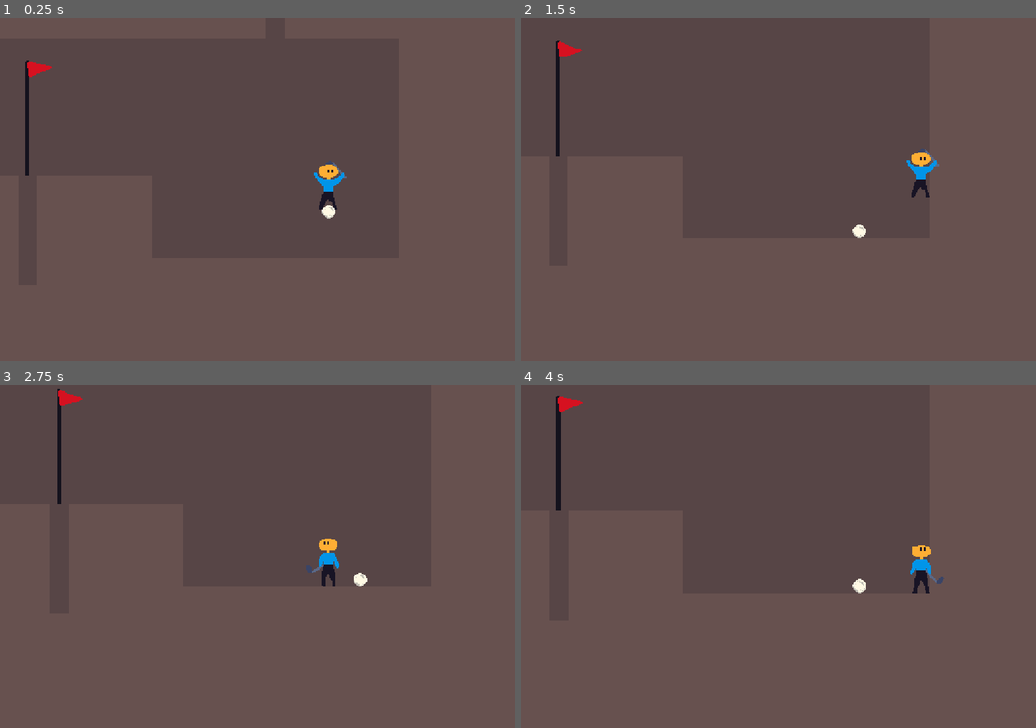
Above: before the commit, frames 1-4 (two rows, left to right).
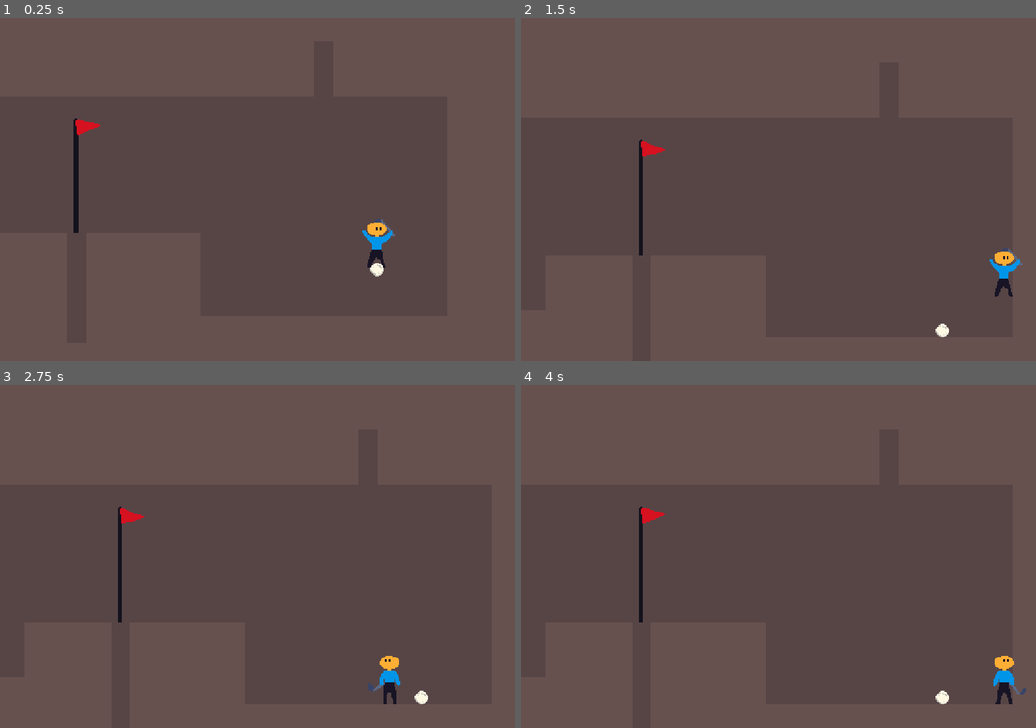
Above: after the commit, the same moments.

Repository: martindzejky/down-golf
Game: Godot game, scene res://levels/level1.tscn
Same seed, same stepped clock (60 frames per second), same inputs: the game is played once before the commit and once after it. This scene is started directly instead of the project's main scene.
Inputs:
- Up to frame 1 (0.25 s): no input
- Up to frame 2 (1.5 s): hold Space (shoot) 0.53-1.28 s; hold Right (move_right) from 0.53 s (still down); tap Up (jump) at 0.77 s; tap Space (shoot) at 1.35 s
- Up to frame 3 (2.75 s): tap Up (jump) at 1.52 s; release Right (move_right) at 2.03 s; hold Left (move_left) from 2.03 s (still down); hold Space (shoot) from 2.03 s (still down)
- Up to frame 4 (4 s): release Left (move_left) at 2.78 s; release Space (shoot) at 2.78 s; hold Right (move_right) from 2.78 s (still down); tap Space (shoot) at 2.85 s; tap Up (jump) at 3.02, 3.77 s; hold Space (shoot) from 3.53 s (still down)

The runs differ from the first frame. In frame 1, 1.7% of the frame differs, in the area x 4-77%, y 12-76%; in frame 2, 1.6%; in frame 3, 1.6%; in frame 4, 1.7%, in the area x 6-99%, y 3-94%.

Commit message:
level testing setup done

Diff:
--- a/levels/level1.tscn
+++ b/levels/level1.tscn
@@ -1,11 +1,22 @@
-[gd_scene load_steps=5 format=4 uid="uid://cnbx5oq18q7kw"]
+[gd_scene load_steps=7 format=4 uid="uid://cnbx5oq18q7kw"]
 
+[ext_resource type="PackedScene" uid="uid://boka27sfxwwg2" path="res://objects/level_activator.tscn" id="1_61w3m"]
 [ext_resource type="TileSet" uid="uid://dkvtpbgcxc1ia" path="res://levels/tiles.tres" id="1_sjb42"]
 [ext_resource type="PackedScene" uid="uid://bi3lro6q2ffel" path="res://objects/pole.tscn" id="2_pdtm5"]
 [ext_resource type="PackedScene" uid="uid://dq0i2bmd7bnf7" path="res://objects/test_spawner.tscn" id="3_ua5ty"]
-[ext_resource type="Script" uid="uid://bm84jm2seagao" path="res://objects/camera_bounds.gd" id="7_8hd6v"]
+[ext_resource type="PackedScene" uid="uid://dwqqugak3yec1" path="res://objects/camera_bounds.tscn" id="4_ua5ty"]
+
+[sub_resource type="RectangleShape2D" id="RectangleShape2D_ua5ty"]
+size = Vector2(726, 309)
 
 [node name="level1" type="Node2D"]
+
+[node name="spawner" parent="." instance=ExtResource("3_ua5ty")]
+position = Vector2(78, 174)
+
+[node name="activator" parent="." node_paths=PackedStringArray("pole", "camera_bounds") instance=ExtResource("1_61w3m")]
+pole = NodePath("../pole")
+camera_bounds = NodePath("../camera_bounds")
 
 [node name="tiles" type="TileMapLayer" parent="."]
 z_index = -20
@@ -15,9 +26,13 @@
 [node name="pole" parent="." instance=ExtResource("2_pdtm5")]
 position = Vector2(-272, 160)
 
-[node name="spawner" parent="." node_paths=PackedStringArray("level_pole") instance=ExtResource("3_ua5ty")]
-position = Vector2(78, 174)
-level_pole = NodePath("../pole")
+[node name="camera_bounds" parent="." instance=ExtResource("4_ua5ty")]
 
-[node name="camera_bounds" type="Node2D" parent="."]
-script = ExtResource("7_8hd6v")
+[node name="shape" parent="camera_bounds" index="0"]
+visible = false
+position = Vector2(-175, 129.5)
+shape = SubResource("RectangleShape2D_ua5ty")
+
+[connection signal="ball_entered_hole" from="pole" to="activator" method="deactivate"]
+
+[editable path="camera_bounds"]
--- a/objects/camera_bounds.gd
+++ b/objects/camera_bounds.gd
@@ -1 +1,32 @@
 extends Node2D
+class_name CameraBounds
+
+@export var shape: CollisionShape2D
+
+func activate() -> void:
+  print('camera bounds activate')
+
+  # Get current camera (usually from viewport)
+  var camera = get_viewport().get_camera_2d()
+
+  # Get shape extents
+  var extents = shape.shape.size / 2
+
+  # Calculate global bounds
+  var global_pos = shape.global_position
+
+  # Set camera limits based on shape position and extents
+  camera.limit_left = global_pos.x - extents.x
+  camera.limit_right = global_pos.x + extents.x
+  camera.limit_top = global_pos.y - extents.y
+  camera.limit_bottom = global_pos.y + extents.y
+
+func deactivate() -> void:
+  # Get current camera
+  var camera = get_viewport().get_camera_2d()
+
+  # Reset to original limits
+  camera.limit_left = -10000000
+  camera.limit_right = 10000000
+  camera.limit_top = -10000000
+  camera.limit_bottom = 10000000
--- /dev/null
+++ b/objects/camera_bounds.tscn
@@ -0,0 +1,9 @@
+[gd_scene load_steps=2 format=3 uid="uid://dwqqugak3yec1"]
+
+[ext_resource type="Script" uid="uid://bm84jm2seagao" path="res://objects/camera_bounds.gd" id="1_qcudp"]
+
+[node name="camera_bounds" type="Node2D" node_paths=PackedStringArray("shape")]
+script = ExtResource("1_qcudp")
+shape = NodePath("shape")
+
+[node name="shape" type="CollisionShape2D" parent="."]
--- /dev/null
+++ b/objects/level_activator.gd
@@ -0,0 +1,34 @@
+extends Node
+
+@export var pole: Pole
+@export var camera_bounds: CameraBounds
+
+func _ready():
+  # If there is no current pole, activate this level.
+  # Used for testing a single level at a time.
+  var poles = get_tree().get_nodes_in_group('pole')
+  var found_current_pole = false
+  for pole in poles:
+    if pole.is_current:
+      found_current_pole = true
+      break
+
+  if not found_current_pole:
+    activate()
+
+func activate() -> void:
+  # Deactivate all poles
+  get_tree().call_group('pole', 'make_inactive')
+
+  # Activate this level's pole
+  pole.make_current()
+
+  # Activate camera bounds
+  camera_bounds.activate()
+
+func deactivate() -> void:
+  # Deactivate all poles
+  get_tree().call_group('pole', 'make_inactive')
+
+  # Deactivate camera bounds
+  camera_bounds.deactivate()
--- /dev/null
+++ b/objects/level_activator.tscn
@@ -0,0 +1,6 @@
+[gd_scene load_steps=2 format=3 uid="uid://boka27sfxwwg2"]
+
+[ext_resource type="Script" uid="uid://ca0lc0qemvqg0" path="res://objects/level_activator.gd" id="1_6xets"]
+
+[node name="activator" type="Node"]
+script = ExtResource("1_6xets")
--- a/objects/pole.gd
+++ b/objects/pole.gd
@@ -11,12 +11,14 @@
 func make_current() -> void:
   is_current = true
 
+func make_inactive() -> void:
+  is_current = false
+
 func _on_balldetect_body_entered(body: Node2D) -> void:
   if body.is_in_group('ball'):
     ball_entered_hole.emit()
     player_blocker.queue_free()
     is_done = true
-    is_current = false
 
   if body.is_in_group('player'):
     player_entered_pole.emit()
--- a/objects/test_spawner.gd
+++ b/objects/test_spawner.gd
@@ -3,9 +3,10 @@
 @export var player_scene: PackedScene
 @export var ball_scene: PackedScene
 @export var camera_scene: PackedScene
-@export var level_pole: Pole
 
 func _ready():
+  print('test spawner ready')
+
   # Check if player exists already
   if get_tree().get_nodes_in_group('player').size() == 0:
     # Spawn player
@@ -19,14 +20,3 @@
     # Spawn camera
     var camera_instance = camera_scene.instantiate()
     add_child(camera_instance)
-
-  # If there is no current pole, mark the linked one
-  var poles = get_tree().get_nodes_in_group('pole')
-  var found_current_pole = false
-  for pole in poles:
-    if pole.is_current:
-      found_current_pole = true
-      break
-
-  if not found_current_pole:
-    level_pole.make_current()
Not shown, added: objects/level_activator.gd.uid
